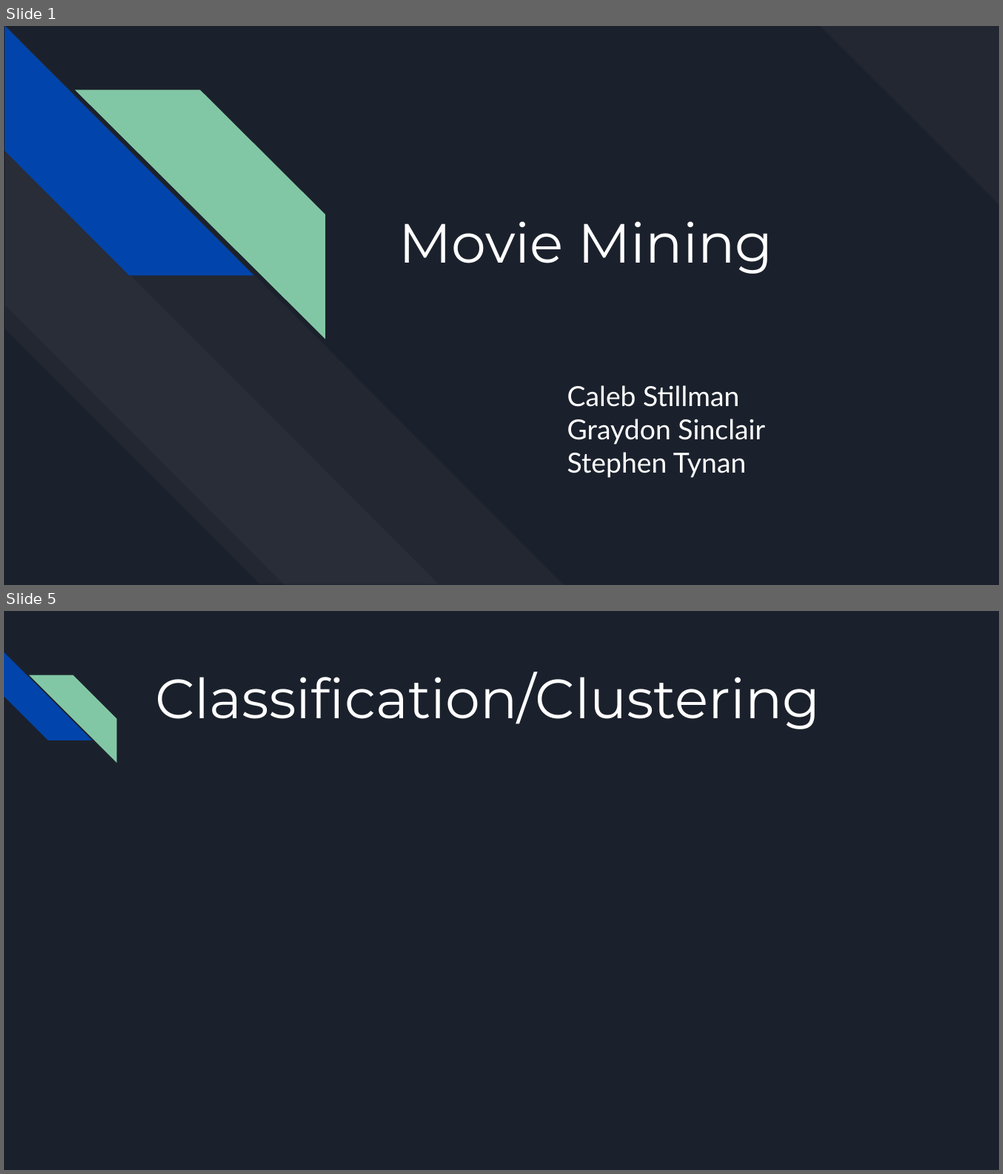
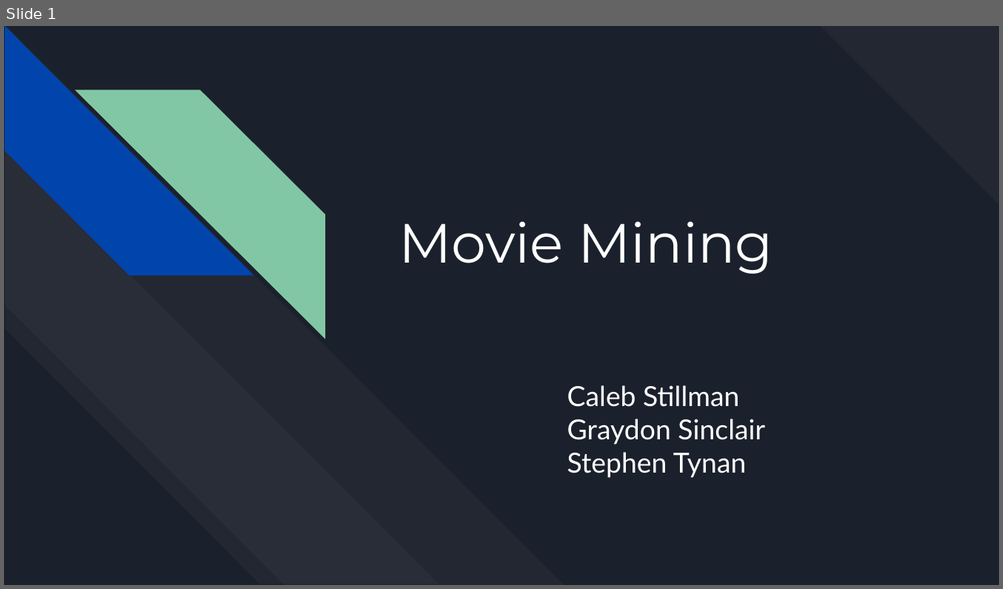
Before and after one commit to cstillma/MovieMining, a slide deck: Deliverables - Raw/08_MovieMining_Part6.pptx. Shown one above the other, each under a label of ours: slides 1 and 5 before the commit, slide 1 after it; the slides between them are not shown. The pictures are 1003x1174 and 1003x589 pixels, drawn with LibreOffice and Linux fonts; fonts in the diff are those of the drawing. Boxes give left, top, right and bottom in pixels: in the first picture for what was removed or moved away, otherwise in the second. Text is boxed around its words. In the diff, an @@ line names an element or a change of style, - is before the commit and + after.

```diff
--- a/Deliverables - Raw/08_MovieMining_Part6.pptx
+++ b/Deliverables - Raw/08_MovieMining_Part6.pptx
@@ slide 5 removed at (4,611,999,1170), background #1B212C @@
@@ diag stripe removed at (4,652,91,741) @@
@@ diag stripe removed at (29,675,116,762) @@
@@ title removed at (155,672,820,729) @@
-Classification/Clustering
```
Also in this commit, not shown: 1 slide changed, 6 slides added, 4 other slides removed.
